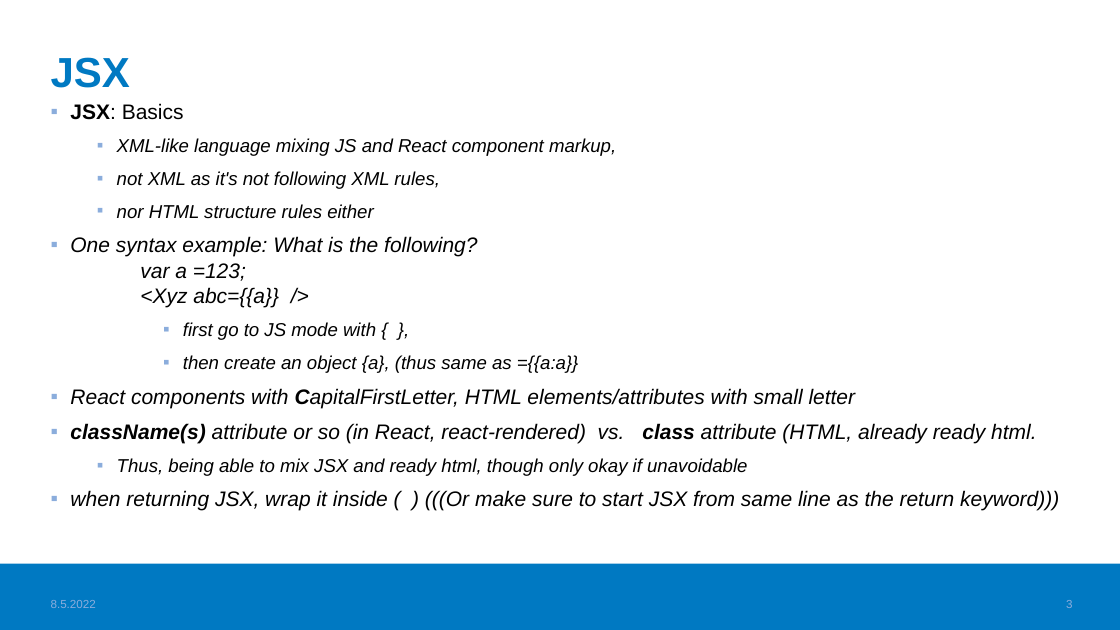
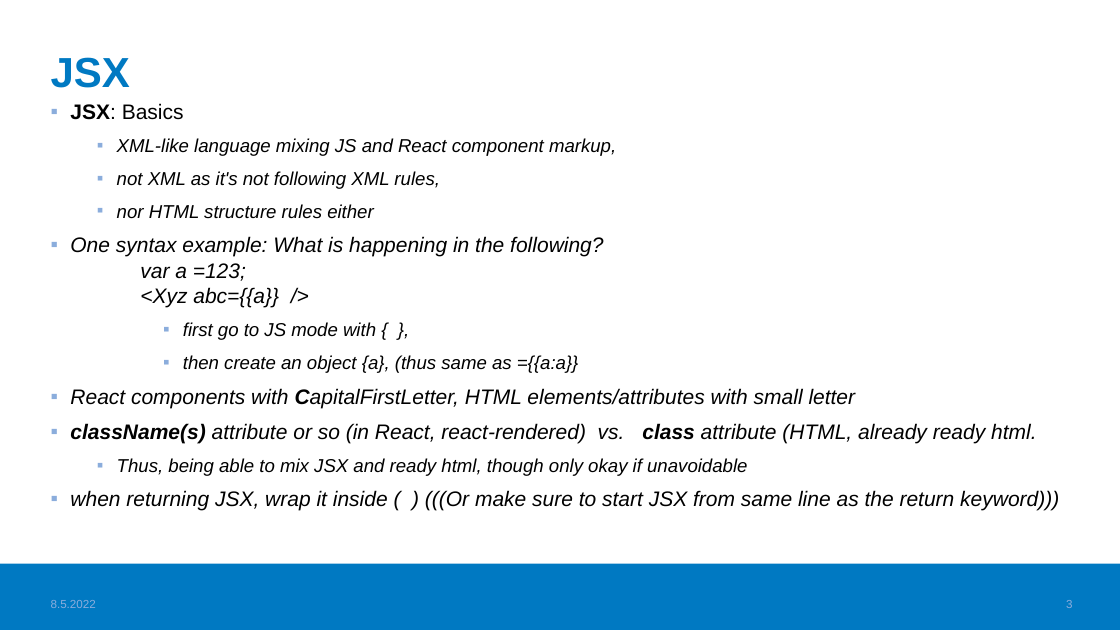
Before and after one commit to valju/docs_frontend_design, a slide deck: slide 3 of FrontendStuff_ForExam.pptx. Drawn at 1120x630 pixels with LibreOffice and Linux fonts; fonts in the diff are those of the drawing; background and template pictures are left out. Boxes give left, top, right and bottom in pixels: in the first picture for what was removed or moved away, otherwise in the second. Text is boxed around its words. In the diff, an @@ line names an element or a change of style, - is before the commit and + after.

```diff
--- a/FrontendStuff_ForExam.pptx
+++ b/FrontendStuff_ForExam.pptx
@@ text at [70,236,603,308]: text changed @@
-▪ One syntax example: What is the following?
-  var a =123;
-  <Xyz abc={{a}} />
+▪ One syntax example: What is happening in the following?
+  var a =123;
+  <Xyz abc={{a}} />
```
Also in this commit, not shown: 5 other slides changed, 1 slide added, 1 other file.
